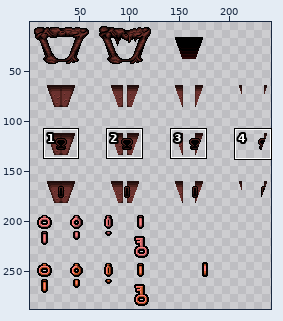
Two versions of one sprite sheet, resources/Reds/04c_corpseC_redroom.png. The first picture is a wide view before the edit; the outline marks the close-up.
Close-up. As it was:
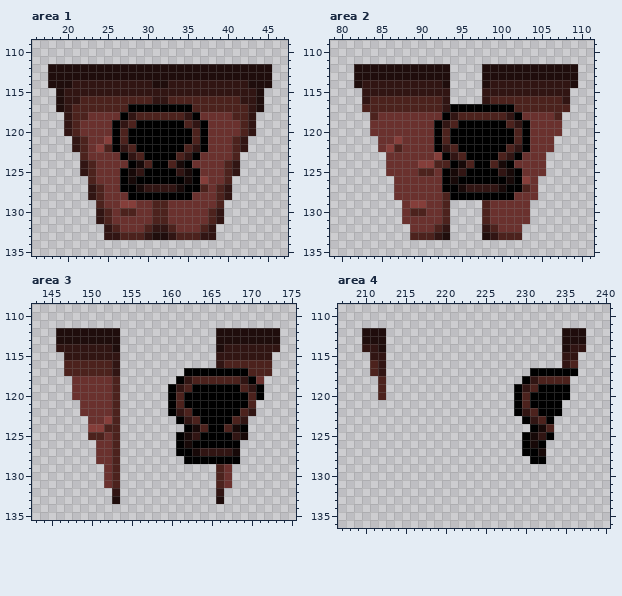
The file is 256x288 pixels. Colours within 5 levels of each other are drawn and written as one. Shown: area 1: x 16..47, y 109..135; area 2: x 79..111, y 109..135; area 3: x 143..175, y 109..135; area 4: x 207..240, y 109..136. The wide view leaves out empty margins. The commit also changed other parts of the picture, which this record leaves out.
New version:
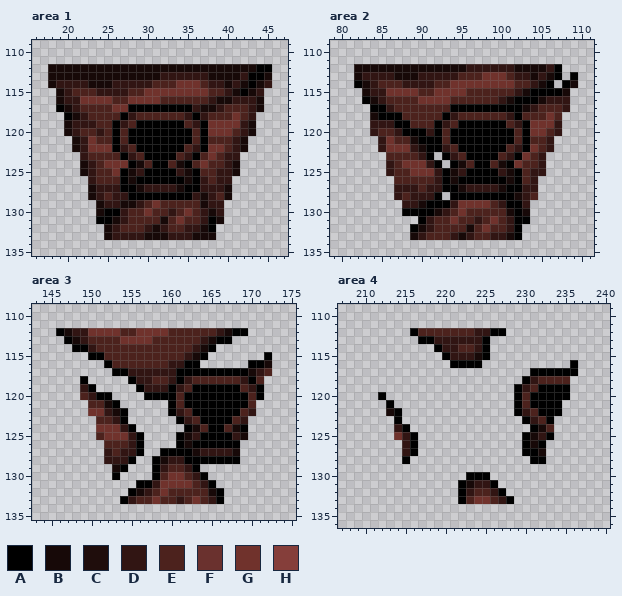
Palette (. is transparent): A #000000  B #170908  C #1f0d0c  D #311513  E #4c221d  F #6a312e  G #70322c  H #853e3a
Change:
Area 1:
y 112: x 18..45 CCCCCCCCCCCCCCCCCCCCCCCCCCCC -> BBBBBBBBBBBBBBBBBBBBBBBBBBAA
y 113: x 18..45 CCCCCCCCCCCCCCCCCCCCCCCCCCCC -> BBBBBBBBBBBBBBDDDDDDBBBBDAAB
y 114: x 18..20 CCC -> BDD; x 23..25 DDD -> BBB; x 31..37 CCDDDDD -> EEEGGGE; x 40 D -> B; x 42..45 DCCC -> BABD
y 115: x 19 C -> B; x 21..23 DDD -> EEE; x 28..39 DDDDDDDDDDDD -> EEGGGGGGGGEE; x 41..44 DDDC -> BABD
y 116: x 19 C -> B; x 22..25 EEEE -> GGGG; x 28..32 EEEDD -> GGGGE; x 38..41 EEEE -> DBBD; x 44 C -> B
y 117: x 19..21 CDE -> ABD; x 26..27 EE -> GG; x 36..39 EEEE -> DBBD; x 44 C -> B
y 118: x 20..26 DEEFFFF -> ABDEEEE; x 37..41 FFFFE -> DEEEG
y 119: x 20..25 DEFFFF -> BDDDEE; x 38..43 FFFFED -> GGGGDB
y 120: x 20..25 DEFFFF -> BDEEDE; x 38..43 FFFFED -> GGGEDB
y 121: x 21..25 DEFFH -> BDGEE; x 38..42 FFFED -> EEEDB
y 122: x 21..25 DEFHE -> BDGGG; x 38..42 FFFED -> GGEDB
y 123: x 22..26 EFFFF -> DEEEE; x 37..41 FFFFE -> EGEDD
y 124: x 22..27 DEFFFF -> BDEGGG; x 36..41 FFFFED -> EGEEDB
y 125: x 22..26 DEFFF -> BDEEG; x 37..41 FFFED -> EEDDB
y 126: x 23..26 EFFF -> DEEE; x 37..40 HFFE -> DEDD
y 127: x 23..26 DEFF -> BDDD; x 37..40 EFED -> DDDB
y 128: x 23..27 DEFFF -> BDEDD; x 36..38 FFF -> DBD; x 40 D -> B
y 129: x 24..31 EFFHHFFE -> BDDBBDEG; x 33..39 FFFFFFE -> EEEEBDD
y 130: x 24..27 DEFE -> BAAD; x 29..30 FF -> EG; x 33..38 FFFFFE -> DEGEDB
y 131: x 24..30 DEFFFFF -> AABDEEE; x 32..39 EFFFFFED -> BEGEEDAB
y 132: x 25..31 DEFFFED -> BDEEEDB; x 34..38 FFFED -> EDDBA
y 133: x 25 D -> B; x 27..32 EEEDCC -> DDDBBB; x 34..38 EEEDD -> DDBBB
Area 2:
y 112: x 82..109 CCCCCCCCCCCC....CCCCCCCCCCCC -> BBBBBBBBBBBBBBDDDDDDBBBBDA..
y 113: x 82..109 CCCCCCCCCCCC....CCCCCCCCCCCC -> BDDDDBBBDDDDDEEEGGGEDDBDBA.A
y 114: x 82..83 CD -> AB; x 85..87 DDD -> EEE; x 92..103 DC....CDDDDD -> EEGGGGGGGGEE; x 105..109 DDDDC -> BA.AB
y 115: x 83 D -> B; x 86..101 DDDDDDDD....DDDD -> GGGGEEGGGGEEEEEE; x 103..108 DDDDDD -> BAAAAB
y 116: x 83..85 DEE -> ABD; x 90..98 EEED....D -> GGGGEEEEE; x 100..107 EEEEEEEE -> DBAAABDD
y 117: x 83..86 EEEE -> .AAD; x 93 D -> E; x 102..104 EEE -> ABD; x 108 E -> D
y 118: x 84..92 EFFFFFFFF -> BAAAEEEEE; x 103..106 FFFF -> EEEG
y 119: x 84..91 FFFFFFFF -> DDDAAEEE; x 104..107 FFFF -> GGGD
y 120: x 84..91 FFFFFFFF -> DEEDAAAD; x 104..107 FFFF -> GGED
y 121: x 85..91 FFHFFFF -> DGEEBAA; x 104..106 FFF -> EED
y 122: x 85..91 FHEFFFF -> DGGGDBA; x 104..106 FFF -> GED
y 123: x 86..92 FFFFFFH -> EEEEDA.; x 103..105 FFF -> GED
y 124: x 86..93 FFFFHHEE -> DEGGGDA.; x 102..105 FFFF -> GEED
y 125: x 86..92 FFFFEEF -> DEEGGGD; x 103..105 FFF -> EDD
y 126: x 87..92 FFFFFF -> EEEEED; x 103..104 HF -> ED
y 127: x 87..92 FFFFFF -> DDDEDD; x 103..104 EF -> DD
y 128: x 87..93 FFFFFFE -> DEDDDA.; x 102..104 FFF -> BDE
y 129: x 88..103 FHHFFE....EFFFFF -> DDBAAADGGGGEDAAD
y 130: x 88..97 FEEFFE.... -> AAAABDEGEE; x 99..103 FFFFF -> EEBAB
y 131: x 88..92 FFFFF -> ..ADE; x 94..97 .... -> GEED; x 99..103 FFFFF -> GEDAA
y 132: x 89..91 FFF -> ABD; x 93..98 D....D -> EEEBEG; x 100..102 FFF -> EDA
y 133: x 89..90 EE -> BD; x 92..98 DC....C -> EEDBDEE; x 100..102 EEE -> DBA
Area 3:
y 112: x 146..173 CCCCCCCC............CCCCCCCC -> ABDDGGGGEEGGGGEEEEEEDBAA....
y 113: x 146..173 CCCCCCCC............CCCCCCCC -> .ABDEEEEGGGGEEEEEEDBAA......
y 114: x 146..149 DDDD -> ..AA; x 151..173 DDC............CDDDDDDD -> EEEEEEEEEEEEDBA........
y 115: x 147..164 DDDDDDD........... -> ...AAEEEEEEEEEEDBA; x 166..172 DDDDDDD -> ......A
y 116: x 147..163 EEEEEED.......... -> .....AEEEEEEEDDAA; x 166..172 DEEEEEE -> ....AAB
y 117: x 147..161 EEEEEED........ -> ......AADDDDDDA; x 170..171 EE -> BD
y 118: x 148..153 FFFFFE -> .A....; x 155..160 ...... -> ADDEED; x 171 F -> E
y 119: x 148..153 FFFFFE -> .DA...; x 156..159 .... -> ADDD
y 120: x 148..153 FFFFFE -> .EDAA.; x 157..159 ... -> AAA
y 121: x 149..153 FFFFE -> .EEBA
y 122: x 149..154 FFFFE. -> .GGDBA
y 123: x 150..154 FFHE. -> .EEDA
y 124: x 150..155 HHEE.. -> .GGGDA
y 125: x 150 E -> .; x 152..156 FE... -> GGGDA
y 126: x 151..152 FF -> .E; x 154..156 ... -> EDA
y 127: x 151..152 FF -> .D; x 154..156 ... -> DDA; x 159..160 .. -> AA
y 128: x 151..155 FFE.. -> .DDDA; x 158..161 .... -> ABDD
y 129: x 152..154 FE. -> .BA; x 158..163 ...... -> ADEEDA; x 166..167 EF -> ..
y 130: x 152..153 FE -> .A; x 158..164 ....... -> AEGGEDA; x 166..167 EF -> ..
y 131: x 152..153 FE -> ..; x 156..167 ..........EF -> AADGGGGEDA..
y 132: x 153 D -> .; x 155..166 ...........D -> ABDEGEEEEEBA
y 133: x 153..166 C............C -> .ADEEGEEDEGEDA
Area 4:
y 112: x 210..212 CCC -> ...; x 216..227 ............ -> AEEEEEEEDDAA; x 235..237 CCC -> ...
y 113: x 210..212 CCC -> ...; x 217..225 ......... -> AADDDDDDA; x 235..237 CCC -> ...
y 114: x 210..212 DDC -> ...; x 219..225 ....... -> ADDEEDA; x 235..237 CDD -> ...
y 115: x 211..212 DD -> ..; x 220..225 ...... -> ADDDBA; x 235..236 DD -> ..
y 116: x 211..212 ED -> ..; x 221..224 .... -> AAAA; x 235..236 DE -> .A
y 117: x 211..212 ED -> ..
y 118..119: x 212 E -> .
y 120: x 212 E -> A
y 121: x 213 . -> A
y 122: x 213..214 .. -> BA
y 123: x 214 . -> A
y 124: x 214..215 .. -> DA
y 125: x 214..216 ... -> GDA
y 126..127: x 215..216 .. -> DA
y 128: x 215 . -> A
y 130: x 223..225 ... -> AAA
y 131: x 222..226 ..... -> ABDDA
y 132: x 222..227 ...... -> ADEEDA
y 133: x 222..228 ....... -> AEGGEDA
Changed places in both close-ups, as pixel boxes (x1, y1, x2, y2):
changed: (48, 64, 272, 240)
changed: (354, 64, 578, 240)
changed: (56, 328, 280, 504)
changed: (362, 328, 506, 464)
changed: (562, 328, 586, 368)
added: (458, 472, 514, 504)
